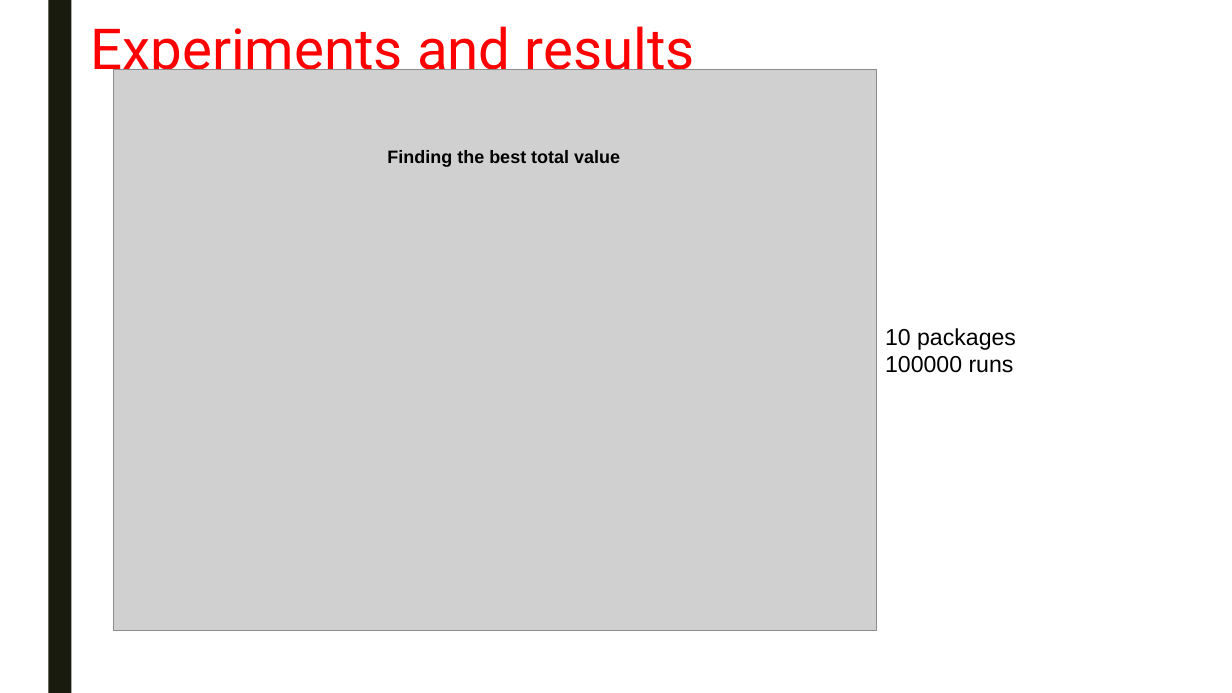
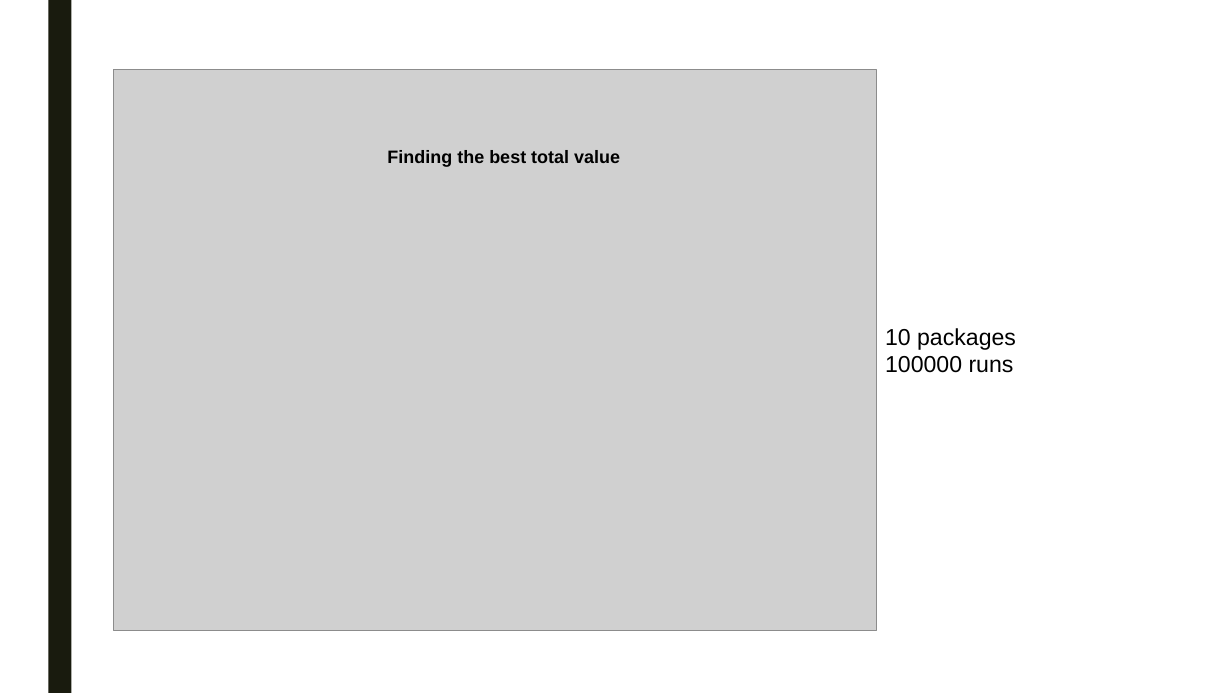
Before and after one commit to swengeler/PP3, a slide deck: slide 18 of Report, presentation and related stuff/Knapsack_problem.pptx (slide 9 before the commit). Drawn at 1232x693 pixels with LibreOffice and Linux fonts; fonts in the diff are those of the drawing; grey boxes stand for pictures. Boxes give left, top, right and bottom in pixels: in the first picture for what was removed or moved away, otherwise in the second. Text is boxed around its words. In the diff, an @@ line names an element or a change of style, - is before the commit and + after.

```diff
--- a/Report, presentation and related stuff/Knapsack_problem.pptx
+++ b/Report, presentation and related stuff/Knapsack_problem.pptx
@@ title removed at bbox=[91, 26, 695, 82] @@
-Experiments and results
```
Also in this commit, not shown: 18 other slides changed, 2 slides added, 2 slides removed.
